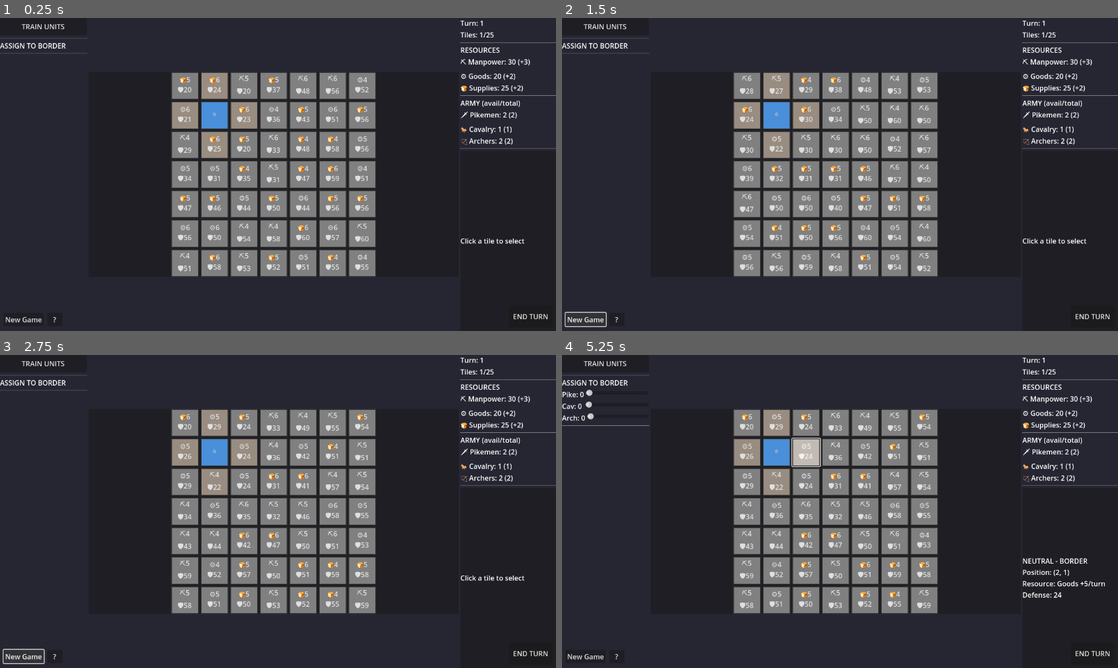
Above: before the commit, frames 1-4 (two rows, left to right).
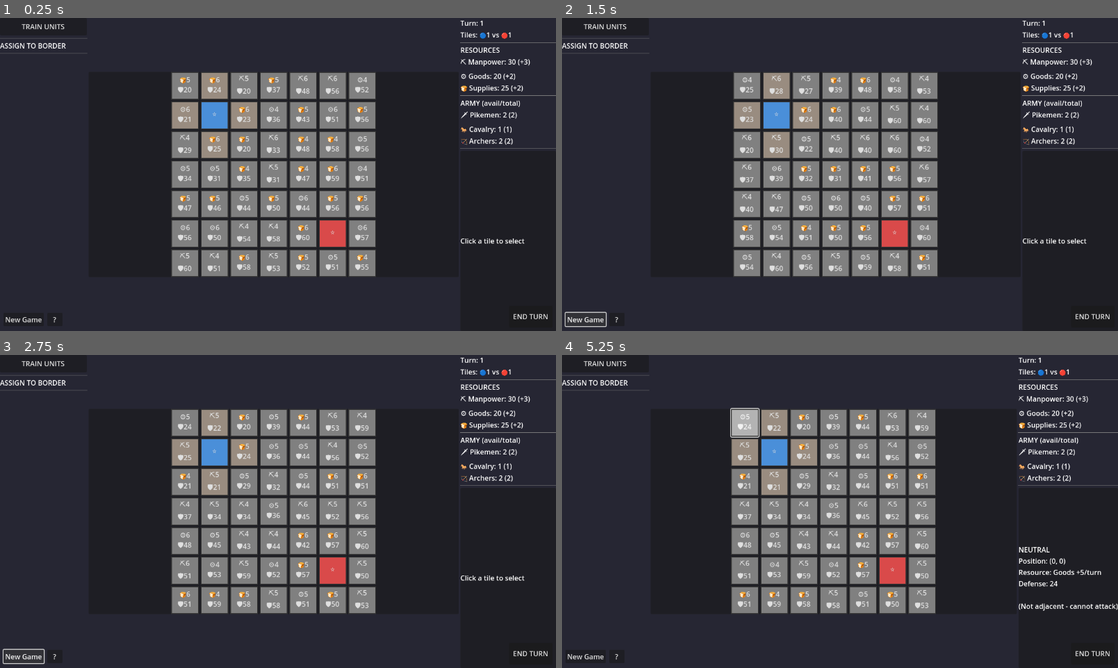
Above: after the commit, the same moments.

Repository: zoltan-szabo-boz/strategic-wars
Game: Godot game, scene res://scenes/main.tscn
Same seed, same stepped clock (60 frames per second), same inputs: the game is played once before the commit and once after it.
Inputs:
- Up to frame 1 (0.25 s): no input
- Up to frame 2 (1.5 s): click "END TURN" at 0.5 s; click "New Game" at 1.25 s
- Up to frame 3 (2.75 s): click "New Game" at 2 s
- Up to frame 4 (5.25 s): click "TRAIN UNITS" at 2.75 s; click "Confirm" at 3.5 s; click "🍞6 🛡20" at 4.25 s; click "⚙5 🛡24" at 5 s

The runs differ from the first frame. In frame 1, 0.8% of the frame differs, in the area x 33-92%, y 4-81%; in frame 2, 1.6%; in frame 3, 2.1%; in frame 4, 9.5%, in the area x 0-100%, y 0-83%.

Commit message:
Add: AI to the game (just like that)

Diff:
--- a/config/game_config.gd
+++ b/config/game_config.gd
@@ -8,6 +8,7 @@
 
 const GRID_SIZE: int = 7
 const CAPITAL_POSITION: Vector2i = Vector2i(1, 1)
+const AI_CAPITAL_POSITION: Vector2i = Vector2i(5, 5)
 
 # =============================================================================
 # DEFENSE SETTINGS (by ring/distance from capital)
@@ -105,7 +106,7 @@
 # ENUMS (used by game_state and game_logic)
 # =============================================================================
 
-enum TileOwner { NEUTRAL, PLAYER }
+enum TileOwner { NEUTRAL, PLAYER, AI }
 enum ResourceType { MANPOWER, GOODS, SUPPLIES, ALL }
 enum UnitType { PIKEMAN, CAVALRY, ARCHER }
 
--- a/scenes/main.tscn
+++ b/scenes/main.tscn
@@ -265,18 +265,18 @@
 
 [node name="HelpLabel" type="Label" parent="HelpPanel/VBox"]
 layout_mode = 2
-text = "GOAL: Capture 25 tiles.
+text = "GOAL: Eliminate the enemy (🔴 red)!
 
 Click a border tile to select it.
 Use sliders to assign units.
 Press END TURN to finish your turn and resolve combat.
 
-Tiles give resources each turn (on the turn they are occupied).
+Tiles give resources each turn.
 Spend resources to train new units.
-You can (and after early game should) attack more than one tile per turn.
-
-Combat: stronger army wins, the bigger the gap in normalized strength the more decisive the win.
-Losing side retreats at 50% casualties max."
+You can attack multiple tiles per turn.
+
+Combat: stronger army wins.
+The enemy AI also expands and attacks!"
 horizontal_alignment = 1
 
 [node name="CloseHelpBtn" type="Button" parent="HelpPanel/VBox"]
--- a/scripts/game_state.gd
+++ b/scripts/game_state.gd
@@ -41,6 +41,23 @@
 
 # Current turn assignments: tile_coord -> {pikemen, cavalry, archers}
 var assignments: Dictionary = {}
+
+# AI resources
+var ai_resources: Dictionary = {
+	"manpower": 0,
+	"goods": 0,
+	"supplies": 0
+}
+
+# AI army pool
+var ai_army: Dictionary = {
+	"pikemen": 0,
+	"cavalry": 0,
+	"archers": 0
+}
+
+# AI tiles count
+var ai_tiles_owned: int = 1
 
 # Game progress
 var turn_number: int = 1
@@ -61,6 +78,7 @@
 	assignments.clear()
 	turn_number = 1
 	tiles_owned = 1
+	ai_tiles_owned = 1
 	game_over = false
 	selected_tile = Vector2i(-1, -1)
 
@@ -77,7 +95,7 @@
 func _create_tile(x: int, y: int) -> MapTile:
 	var pos := Vector2i(x, y)
 
-	# Capital tile
+	# Player capital tile
 	if pos == Config.CAPITAL_POSITION:
 		return MapTile.new(
 			Config.TileOwner.PLAYER,
@@ -86,6 +104,15 @@
 			0   # No defense for player tiles
 		)
 
+	# AI capital tile
+	if pos == Config.AI_CAPITAL_POSITION:
+		return MapTile.new(
+			Config.TileOwner.AI,
+			Config.ResourceType.ALL,
+			0,  # Special handling for capital production
+			0   # No defense for AI tiles (AI defends with army)
+		)
+
 	# Neutral tile
 	var resource_type: int = randi_range(0, 2)  # MANPOWER, MATERIALS, or FOOD
 	var production: int = _calculate_production()
@@ -115,11 +142,19 @@
 	resources["manpower"] = Config.START_MANPOWER
 	resources["goods"] = Config.START_GOODS
 	resources["supplies"] = Config.START_SUPPLIES
+	# AI starts with same resources
+	ai_resources["manpower"] = Config.START_MANPOWER
+	ai_resources["goods"] = Config.START_GOODS
+	ai_resources["supplies"] = Config.START_SUPPLIES
 
 func _set_starting_army() -> void:
 	army["pikemen"] = Config.START_PIKEMEN
 	army["cavalry"] = Config.START_CAVALRY
 	army["archers"] = Config.START_ARCHERS
+	# AI starts with same army
+	ai_army["pikemen"] = Config.START_PIKEMEN
+	ai_army["cavalry"] = Config.START_CAVALRY
+	ai_army["archers"] = Config.START_ARCHERS
 
 # =============================================================================
 # TILE ACCESS
@@ -133,9 +168,17 @@
 func set_tile_owner(x: int, y: int, new_owner: int) -> void:
 	var tile := get_tile(x, y)
 	if tile:
+		var old_owner: int = tile.owner
 		tile.owner = new_owner
+		# Update tile counts
+		if old_owner == Config.TileOwner.PLAYER:
+			tiles_owned -= 1
+		elif old_owner == Config.TileOwner.AI:
+			ai_tiles_owned -= 1
 		if new_owner == Config.TileOwner.PLAYER:
 			tiles_owned += 1
+		elif new_owner == Config.TileOwner.AI:
+			ai_tiles_owned += 1
 
 func is_valid_coord(x: int, y: int) -> bool:
 	return x >= 0 and x < Config.GRID_SIZE and y >= 0 and y < Config.GRID_SIZE
@@ -226,14 +269,29 @@
 	return adjacent
 
 func is_border_tile(x: int, y: int) -> bool:
+	# A tile is a player border if it's neutral/AI and adjacent to player
 	var tile := get_tile(x, y)
-	if not tile or tile.owner != Config.TileOwner.NEUTRAL:
+	if not tile or tile.owner == Config.TileOwner.PLAYER:
 		return false
 
 	# Check if any adjacent tile is owned by player
 	for adj in get_adjacent_coords(x, y):
 		var adj_tile := get_tile(adj.x, adj.y)
 		if adj_tile and adj_tile.owner == Config.TileOwner.PLAYER:
+			return true
+
+	return false
+
+func is_ai_border_tile(x: int, y: int) -> bool:
+	# A tile is an AI border if it's neutral/player and adjacent to AI
+	var tile := get_tile(x, y)
+	if not tile or tile.owner == Config.TileOwner.AI:
+		return false
+
+	# Check if any adjacent tile is owned by AI
+	for adj in get_adjacent_coords(x, y):
+		var adj_tile := get_tile(adj.x, adj.y)
+		if adj_tile and adj_tile.owner == Config.TileOwner.AI:
 			return true
 
 	return false
@@ -246,12 +304,25 @@
 				borders.append(Vector2i(x, y))
 	return borders
 
+func get_all_ai_borders() -> Array[Vector2i]:
+	var borders: Array[Vector2i] = []
+	for y in range(Config.GRID_SIZE):
+		for x in range(Config.GRID_SIZE):
+			if is_ai_border_tile(x, y):
+				borders.append(Vector2i(x, y))
+	return borders
+
 # =============================================================================
 # GAME STATUS
 # =============================================================================
 
 func check_victory() -> bool:
-	return tiles_owned >= Config.TARGET_TILES
+	# Player wins if AI has no tiles left
+	return ai_tiles_owned <= 0
+
+func check_defeat() -> bool:
+	# Player loses if they have no tiles left
+	return tiles_owned <= 0
 
 func get_star_rating() -> int:
 	if turn_number <= Config.RATING_PERFECT_TURNS:
--- a/scripts/main.gd
+++ b/scripts/main.gd
@@ -87,6 +87,7 @@
 	"neutral": Color(0.5, 0.5, 0.5),         # Gray
 	"border": Color(0.6, 0.55, 0.5),         # Brownish gray for attackable
 	"selected": Color(1.0, 1.0, 1.0, 0.3),   # White overlay
+	"ai": Color(0.85, 0.29, 0.29),           # Red
 }
 
 const RESOURCE_ICONS := {
@@ -271,6 +272,8 @@
 	var color: Color
 	if tile.owner == Config.TileOwner.PLAYER:
 		color = TILE_COLORS["player"]
+	elif tile.owner == Config.TileOwner.AI:
+		color = TILE_COLORS["ai"]
 	elif GameState.is_border_tile(x, y):
 		color = TILE_COLORS["border"]
 	else:
@@ -299,11 +302,16 @@
 	pressed_style.bg_color = color.darkened(0.1)
 	btn.add_theme_stylebox_override("pressed", pressed_style)
 
-	# Set text: resource icon + production (or defense for neutrals)
+	# Set text: resource icon + production (or defense for neutrals/AI)
 	var icon: String = RESOURCE_ICONS.get(tile.resource_type, "?")
 	if tile.owner == Config.TileOwner.PLAYER:
 		if tile.resource_type == Config.ResourceType.ALL:
 			btn.text = icon  # Just star for capital
+		else:
+			btn.text = "%s%d" % [icon, tile.production]
+	elif tile.owner == Config.TileOwner.AI:
+		if tile.resource_type == Config.ResourceType.ALL:
+			btn.text = icon  # Just star for AI capital
 		else:
 			btn.text = "%s%d" % [icon, tile.production]
 	else:
@@ -358,7 +366,7 @@
 
 func _refresh_turn_info() -> void:
 	turn_label.text = "Turn: %d" % GameState.turn_number
-	tiles_label.text = "Tiles: %d/%d" % [GameState.tiles_owned, Config.TARGET_TILES]
+	tiles_label.text = "Tiles: 🔵%d vs 🔴%d" % [GameState.tiles_owned, GameState.ai_tiles_owned]
 
 func _refresh_tile_info() -> void:
 	var coord := GameState.selected_tile
@@ -690,9 +698,14 @@
 	turn_combat_results = []
 	turn_income = {"manpower": 0, "goods": 0, "supplies": 0}
 
-	_process_combat()   # Combat first - capture tiles
-	_process_income()   # Then collect income (including from newly captured)
-	_check_victory()
+	_process_combat()   # Player combat first - capture tiles
+	_process_income()   # Then collect player income
+	_check_game_over()
+
+	if not GameState.game_over:
+		# AI turn
+		_process_ai_turn()
+		_check_game_over()
 
 	if not GameState.game_over:
 		GameState.turn_number += 1
@@ -736,20 +749,32 @@
 			continue
 
 		var tile: GameState.MapTile = GameState.get_tile(coord.x, coord.y)
-		if tile.owner != Config.TileOwner.NEUTRAL:
-			continue  # Already captured somehow
+		if tile.owner == Config.TileOwner.PLAYER:
+			continue  # Already owned
 
 		_resolve_combat(coord, assigned, tile)
 
 func _resolve_combat(coord: Vector2i, attackers: Dictionary, tile: GameState.MapTile) -> void:
-	# Calculate attacker power (vs neutral, no RPS)
+	# Calculate attacker power
 	var attacker_power: float = (
 		attackers["pikemen"] * Config.PIKE_POWER +
 		attackers["cavalry"] * Config.CAV_POWER +
 		attackers["archers"] * Config.ARCHER_POWER
 	)
 
-	var defender_power: float = tile.defense
+	# Defender power depends on tile type
+	var defender_power: float
+	var is_ai_tile: bool = tile.owner == Config.TileOwner.AI
+
+	if is_ai_tile:
+		# AI defends with its army (simplified: uses total army for any tile defense)
+		defender_power = (
+			GameState.ai_army["pikemen"] * Config.PIKE_POWER +
+			GameState.ai_army["cavalry"] * Config.CAV_POWER +
+			GameState.ai_army["archers"] * Config.ARCHER_POWER
+		)
+	else:
+		defender_power = tile.defense
 
 	if attacker_power <= 0:
 		return  # No attack
@@ -763,18 +788,15 @@
 	var defender_casualties_pct: float
 
 	if attacker_wins:
-		# Attacker wins - defender retreats at 50%
 		defender_casualties_pct = Config.RETREAT_THRESHOLD
-		# Attacker takes damage proportional to defender's strength
-		power_ratio = defender_power / attacker_power
+		power_ratio = defender_power / max(attacker_power, 1.0)
 		attacker_casualties_pct = power_ratio * Config.RETREAT_THRESHOLD
 	else:
-		# Defender wins - attacker retreats at 50%
 		attacker_casualties_pct = Config.RETREAT_THRESHOLD
-		power_ratio = attacker_power / defender_power
+		power_ratio = attacker_power / max(defender_power, 1.0)
 		defender_casualties_pct = power_ratio * Config.RETREAT_THRESHOLD
 
-	# Apply attacker casualties (return survivors to pool)
+	# Apply attacker casualties
 	var surviving_pike: int = int(ceil(attackers["pikemen"] * (1.0 - attacker_casualties_pct)))
 	var surviving_cav: int = int(ceil(attackers["cavalry"] * (1.0 - attacker_casualties_pct)))
 	var surviving_archer: int = int(ceil(attackers["archers"] * (1.0 - attacker_casualties_pct)))
@@ -783,10 +805,19 @@
 	var lost_cav: int = attackers["cavalry"] - surviving_cav
 	var lost_archer: int = attackers["archers"] - surviving_archer
 
-	# Deduct losses from army
+	# Deduct losses from player army
 	GameState.army["pikemen"] -= lost_pike
 	GameState.army["cavalry"] -= lost_cav
 	GameState.army["archers"] -= lost_archer
+
+	# Apply defender casualties if AI tile
+	if is_ai_tile and attacker_wins:
+		var ai_lost_pike: int = int(GameState.ai_army["pikemen"] * defender_casualties_pct)
+		var ai_lost_cav: int = int(GameState.ai_army["cavalry"] * defender_casualties_pct)
+		var ai_lost_archer: int = int(GameState.ai_army["archers"] * defender_casualties_pct)
+		GameState.ai_army["pikemen"] -= ai_lost_pike
+		GameState.ai_army["cavalry"] -= ai_lost_cav
+		GameState.ai_army["archers"] -= ai_lost_archer
 
 	# If attacker wins, capture tile
 	if attacker_wins:
@@ -807,19 +838,178 @@
 	}
 	turn_combat_results.append(combat_result)
 
-func _check_victory() -> void:
+func _check_game_over() -> void:
 	if GameState.check_victory():
 		GameState.game_over = true
 		var stars := GameState.get_star_rating()
 		var star_text := ""
 		for i in range(stars):
-			star_text += "*"
+			star_text += "⭐"
 		if stars == 0:
 			star_text = "Complete"
 
-		victory_label.text = "VICTORY!\n\nYou conquered %d tiles\nin %d turns\n\nRating: %s" % [
-			GameState.tiles_owned,
+		victory_label.text = "VICTORY!\n\nYou eliminated the enemy\nin %d turns\n\nRating: %s" % [
 			GameState.turn_number,
 			star_text
 		]
 		victory_panel.show()
+	elif GameState.check_defeat():
+		GameState.game_over = true
+		victory_label.text = "DEFEAT!\n\nThe enemy conquered\nyour territory\n\nTry again!"
+		victory_panel.show()
+
+# =============================================================================
+# AI TURN PROCESSING
+# =============================================================================
+
+func _process_ai_turn() -> void:
+	_ai_collect_income()
+	_ai_train_units()
+	_ai_attack()
+
+func _ai_collect_income() -> void:
+	# Capital income
+	GameState.ai_resources["manpower"] += Config.CAPITAL_PROD_MANPOWER
+	GameState.ai_resources["goods"] += Config.CAPITAL_PROD_GOODS
+	GameState.ai_resources["supplies"] += Config.CAPITAL_PROD_SUPPLIES
+
+	# Income from owned tiles
+	for y in range(Config.GRID_SIZE):
+		for x in range(Config.GRID_SIZE):
+			var tile: GameState.MapTile = GameState.get_tile(x, y)
+			if tile.owner == Config.TileOwner.AI and tile.resource_type != Config.ResourceType.ALL:
+				var res_key := _resource_type_to_key(tile.resource_type)
+				GameState.ai_resources[res_key] += tile.production
+
+func _ai_train_units() -> void:
+	# AI spends resources greedily - train as many units as possible
+	# Prioritize: pikemen (balanced), then cavalry (power), then archers
+	var trained := true
+	while trained:
+		trained = false
+
+		# Try to train pikeman
+		var pike_cost := Config.get_unit_cost(Config.UnitType.PIKEMAN)
+		if _ai_can_afford(pike_cost):
+			_ai_spend_resources(pike_cost)
+			GameState.ai_army["pikemen"] += 1
+			trained = true
+			continue
+
+		# Try to train archer (cheaper)
+		var archer_cost := Config.get_unit_cost(Config.UnitType.ARCHER)
+		if _ai_can_afford(archer_cost):
+			_ai_spend_resources(archer_cost)
+			GameState.ai_army["archers"] += 1
+			trained = true
+			continue
+
+		# Try to train cavalry
+		var cav_cost := Config.get_unit_cost(Config.UnitType.CAVALRY)
+		if _ai_can_afford(cav_cost):
+			_ai_spend_resources(cav_cost)
+			GameState.ai_army["cavalry"] += 1
+			trained = true
+			continue
+
+func _ai_can_afford(cost: Dictionary) -> bool:
+	return (GameState.ai_resources["manpower"] >= cost.get("manpower", 0) and
+			GameState.ai_resources["goods"] >= cost.get("goods", 0) and
+			GameState.ai_resources["supplies"] >= cost.get("supplies", 0))
+
+func _ai_spend_resources(cost: Dictionary) -> void:
+	GameState.ai_resources["manpower"] -= cost.get("manpower", 0)
+	GameState.ai_resources["goods"] -= cost.get("goods", 0)
+	GameState.ai_resources["supplies"] -= cost.get("supplies", 0)
+
+func _ai_attack() -> void:
+	# Get all tiles AI can attack
+	var borders := GameState.get_all_ai_borders()
+	if borders.is_empty():
+		return
+
+	# Simple AI: attack one random border tile with full army
+	var target: Vector2i = borders[randi() % borders.size()]
+	var tile: GameState.MapTile = GameState.get_tile(target.x, target.y)
+
+	# Calculate AI army power
+	var ai_power: float = (
+		GameState.ai_army["pikemen"] * Config.PIKE_POWER +
+		GameState.ai_army["cavalry"] * Config.CAV_POWER +
+		GameState.ai_army["archers"] * Config.ARCHER_POWER
+	)
+
+	if ai_power <= 0:
+		return  # No army to attack with
+
+	# Determine defender power
+	var defender_power: float
+	var is_player_tile: bool = tile.owner == Config.TileOwner.PLAYER
+
+	if is_player_tile:
+		# Player defends with army
+		defender_power = (
+			GameState.army["pikemen"] * Config.PIKE_POWER +
+			GameState.army["cavalry"] * Config.CAV_POWER +
+			GameState.army["archers"] * Config.ARCHER_POWER
+		)
+	else:
+		defender_power = tile.defense
+
+	# Determine outcome
+	var ai_wins := ai_power > defender_power
+
+	# Calculate casualties
+	var power_ratio: float
+	var ai_casualties_pct: float
+	var defender_casualties_pct: float
+
+	if ai_wins:
+		defender_casualties_pct = Config.RETREAT_THRESHOLD
+		power_ratio = defender_power / max(ai_power, 1.0)
+		ai_casualties_pct = power_ratio * Config.RETREAT_THRESHOLD
+	else:
+		ai_casualties_pct = Config.RETREAT_THRESHOLD
+		power_ratio = ai_power / max(defender_power, 1.0)
+		defender_casualties_pct = power_ratio * Config.RETREAT_THRESHOLD
+
+	# Apply AI casualties
+	var ai_lost_pike: int = int(GameState.ai_army["pikemen"] * ai_casualties_pct)
+	var ai_lost_cav: int = int(GameState.ai_army["cavalry"] * ai_casualties_pct)
+	var ai_lost_archer: int = int(GameState.ai_army["archers"] * ai_casualties_pct)
+
+	GameState.ai_army["pikemen"] -= ai_lost_pike
+	GameState.ai_army["cavalry"] -= ai_lost_cav
+	GameState.ai_army["archers"] -= ai_lost_archer
+
+	# Apply player casualties if defending player tile
+	if is_player_tile and ai_wins:
+		var player_lost_pike: int = int(GameState.army["pikemen"] * defender_casualties_pct)
+		var player_lost_cav: int = int(GameState.army["cavalry"] * defender_casualties_pct)
+		var player_lost_archer: int = int(GameState.army["archers"] * defender_casualties_pct)
+		GameState.army["pikemen"] -= player_lost_pike
+		GameState.army["cavalry"] -= player_lost_cav
+		GameState.army["archers"] -= player_lost_archer
+
+	# If AI wins, capture tile
+	if ai_wins:
+		GameState.set_tile_owner(target.x, target.y, Config.TileOwner.AI)
+
+	# Add to combat report
+	var combat_result := {
+		"tile": target,
+		"role": "Defender",
+		"victory": not ai_wins,
+		"attackers": {"pikemen": 0, "cavalry": 0, "archers": 0},  # AI attackers not shown in detail
+		"defender_power": int(ai_power),
+		"casualties": {
+			"pikemen": 0 if not is_player_tile else int(GameState.army["pikemen"] * defender_casualties_pct) if ai_wins else 0,
+			"cavalry": 0 if not is_player_tile else int(GameState.army["cavalry"] * defender_casualties_pct) if ai_wins else 0,
+			"archers": 0 if not is_player_tile else int(GameState.army["archers"] * defender_casualties_pct) if ai_wins else 0,
+		}
+	}
+	if is_player_tile:
+		combat_result["casualties"]["pikemen"] = int(GameState.army["pikemen"] * defender_casualties_pct) if ai_wins else 0
+		combat_result["casualties"]["cavalry"] = int(GameState.army["cavalry"] * defender_casualties_pct) if ai_wins else 0
+		combat_result["casualties"]["archers"] = int(GameState.army["archers"] * defender_casualties_pct) if ai_wins else 0
+	turn_combat_results.append(combat_result)
